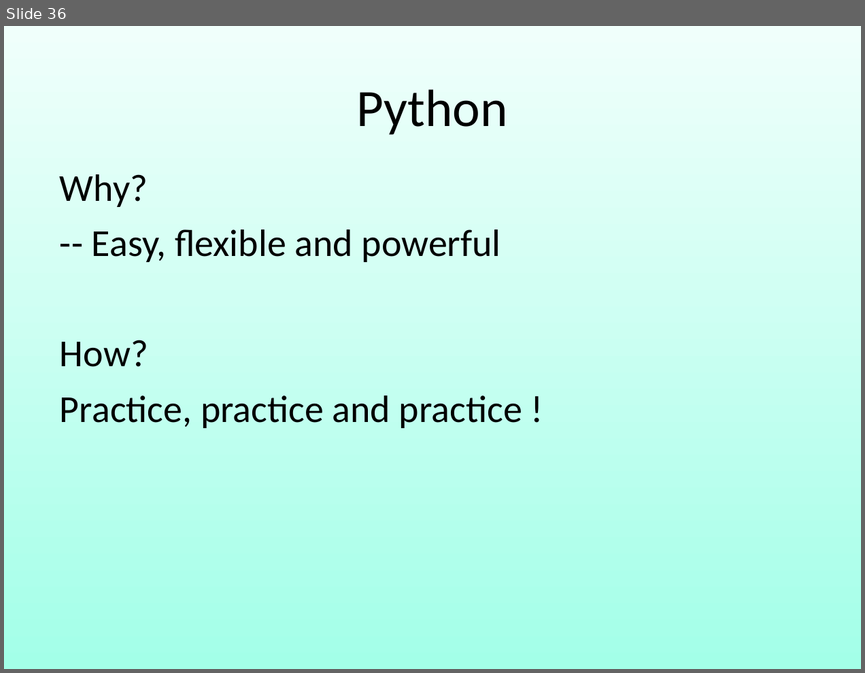
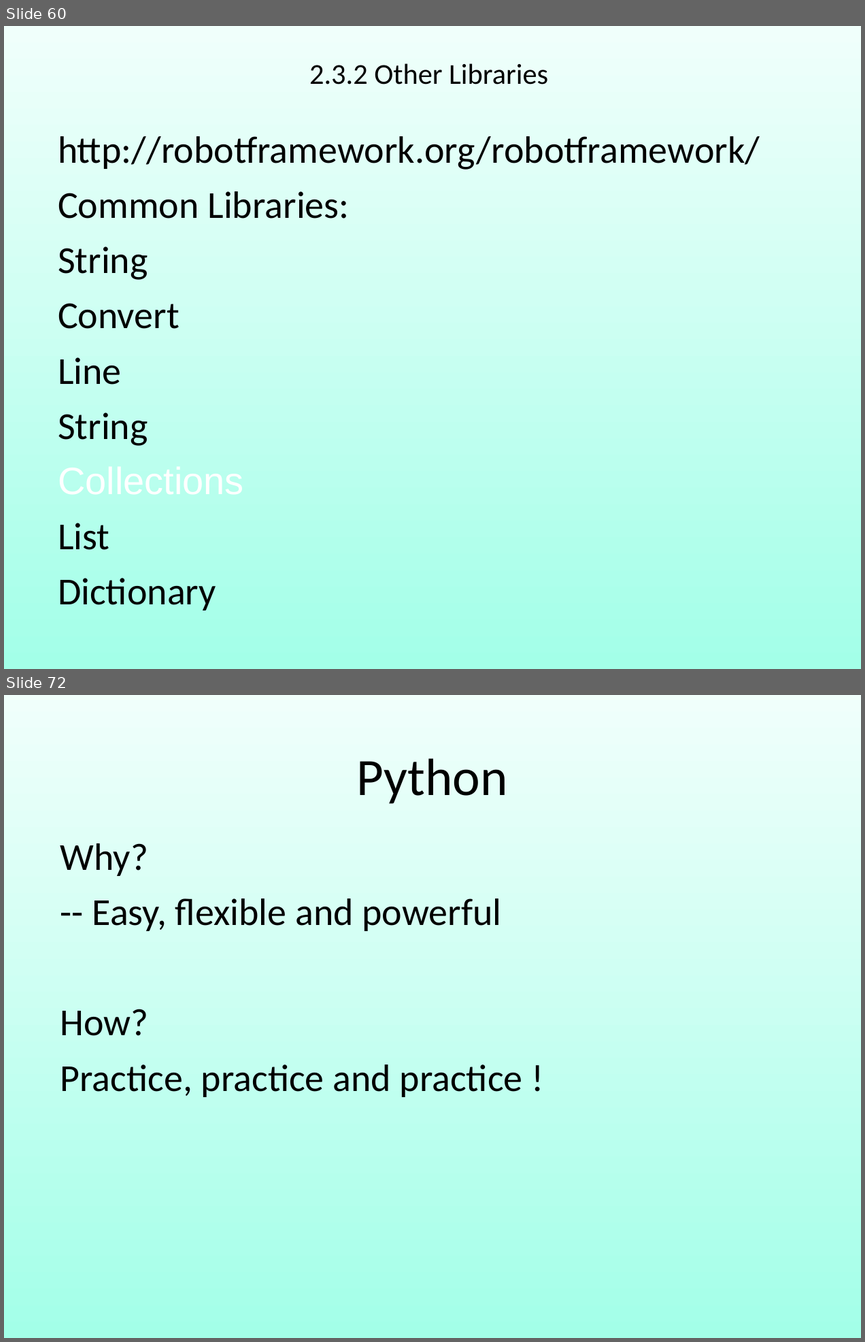
Before and after one commit to robin3795/Data, a slide deck: 2018_1.ppt. Shown one above the other, each under a label of ours: slide 36 before the commit, slides 60 and 72 after it; the slides between them are not shown. The pictures are 865x673 and 865x1342 pixels, drawn with LibreOffice and Linux fonts; fonts in the diff are those of the drawing. Boxes give left, top, right and bottom in pixels: in the first picture for what was removed or moved away, otherwise in the second. Text is boxed around its words. In the diff, an @@ line names an element or a change of style, - is before the commit and + after.

```diff
--- a/2018_1.ppt
+++ b/2018_1.ppt
@@ slide 60 added at box(4, 26, 861, 669), background gradient #F0FFFB to #A3FFE8 @@
@@ free added at box(47, 52, 818, 101), 24.2 pt, text #000000 @@
+2.3.2 Other Libraries
@@ free added at box(44, 121, 821, 639), 32 pt, text #000000 @@
+http://robotframework.org/robotframework/
+Common Libraries:
+String
+Convert
+Line
+String
+Collections
+List
+Dictionary
@@ what was slide 36 is now slide 72 @@
```
Also in this commit, not shown: 10 slides changed, 38 other slides added, 2 slides removed.
